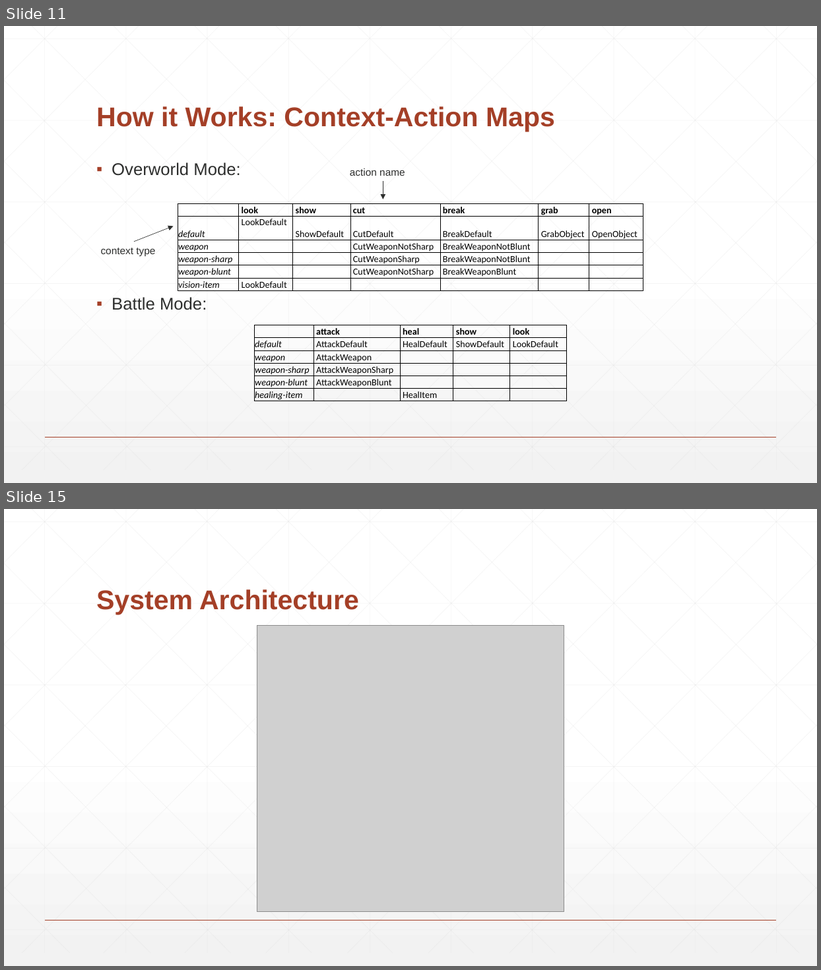
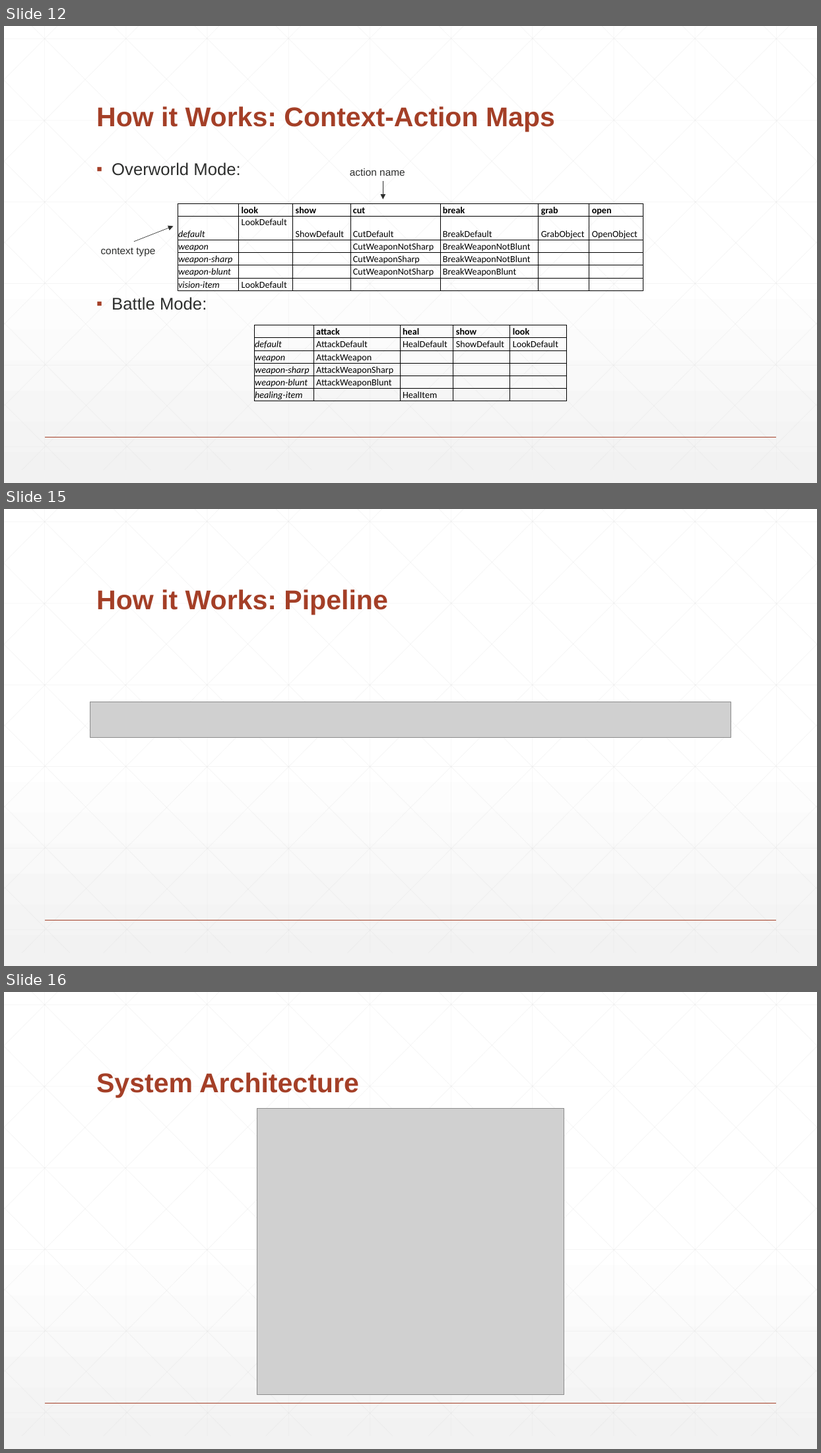
Before and after one commit to BaronKhan/VoiceRecognitionRPG, a slide deck: presentation/presentation.pptx. Shown one above the other, each under a label of ours: slides 11 and 15 before the commit, slides 12, 15 and 16 after it; the slides between them are not shown. The pictures are 821x970 and 821x1453 pixels, drawn with LibreOffice and Linux fonts; fonts in the diff are those of the drawing; grey boxes stand for pictures. Boxes give left, top, right and bottom in pixels: in the first picture for what was removed or moved away, otherwise in the second. Text is boxed around its words. In the diff, an @@ line names an element or a change of style, - is before the commit and + after.

```diff
--- a/presentation/presentation.pptx
+++ b/presentation/presentation.pptx
@@ slide 15 added at <box>4,509,817,966</box>, background gradient #FFFFFF to #F2F2F2; not listed: 47 template elements that a slide beside it also shows @@
@@ title added at <box>96,590,387,615</box>, 32 pt, text #A43F27, bold @@
+How it Works: Pipeline
@@ picture added at <box>90,702,731,738</box> @@
@@ what was slide 11 is now slide 12 @@
@@ what was slide 15 is now slide 16 @@
```
Also in this commit, not shown: 7 slides changed, 9 other slides added, 3 other files.
